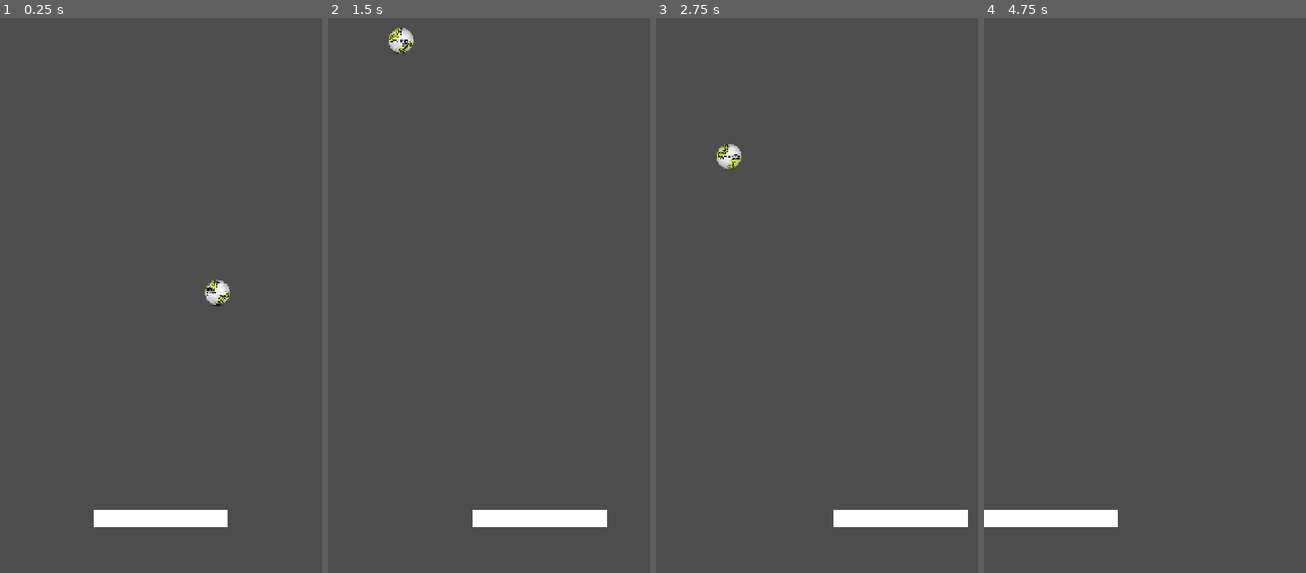
Above: before the commit, frames 1-4 (left to right).
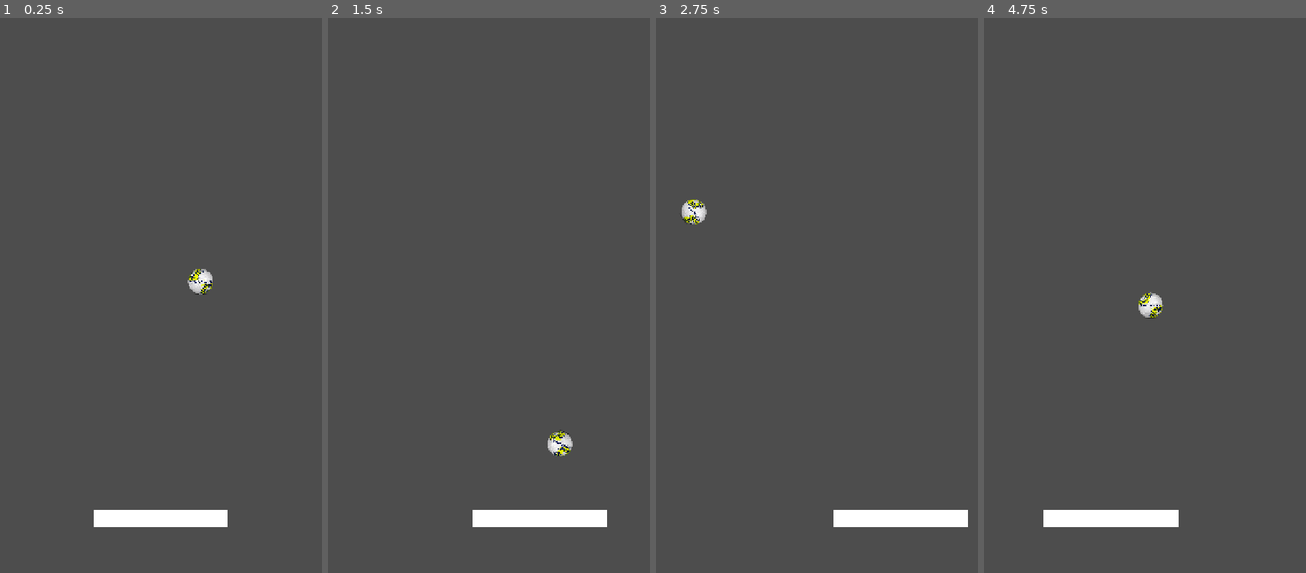
Above: after the commit, the same moments.

Repository: LuanDiegs/20GameChallenge
Game: Godot game, scene res://scenes/main.tscn
The game is run twice, just before and just after one commit, with the same random seed, the same clock (stepped at 60 frames per second) and the same inputs.
Inputs:
- Up to frame 1 (0.25 s): no input
- Up to frame 2 (1.5 s): hold Right (direita) 0.53-1.28 s; hold A (esquerda) from 1.28 s (still down)
- Up to frame 3 (2.75 s): release A (esquerda) at 2.03 s; hold Right (direita) from 2.03 s (still down)
- Up to frame 4 (4.75 s): release Right (direita) at 3.53 s; hold A (esquerda) from 3.53 s (still down)

The runs differ from the first frame. In frame 1, 0.5% of the frame differs, in the area x 58-72%, y 45-52%; in frame 2, 0.6%; in frame 3, 0.6%; in frame 4, 1.4%, in the area x 0-61%, y 49-92%.

Commit message:
Create brick spawner

Diff:
--- a/2. Breakout/breakout/project.godot
+++ b/2. Breakout/breakout/project.godot
@@ -16,6 +16,10 @@
 config/features=PackedStringArray("4.4", "GL Compatibility")
 config/icon="res://icon.svg"
 
+[autoload]
+
+GroupsSingleton="*res://scripts/global/groups/groups.gd"
+
 [display]
 
 window/size/viewport_width=720
@@ -24,6 +28,10 @@
 window/size/window_width_override=480
 window/size/window_height_override=854
 window/stretch/mode="canvas_items"
+
+[global_group]
+
+Ball="Ball"
 
 [input]
 
--- a/2. Breakout/breakout/scenes/game/ball/ball.tscn
+++ b/2. Breakout/breakout/scenes/game/ball/ball.tscn
@@ -9,7 +9,7 @@
 [sub_resource type="CircleShape2D" id="CircleShape2D_8wjkr"]
 radius = 32.0
 
-[node name="Ball" type="RigidBody2D"]
+[node name="Ball" type="RigidBody2D" groups=["Ball"]]
 physics_material_override = SubResource("PhysicsMaterial_l07mq")
 script = ExtResource("2_l07mq")
 
--- /dev/null
+++ b/2. Breakout/breakout/scenes/game/brick/brick.tscn
@@ -0,0 +1,21 @@
+[gd_scene load_steps=3 format=3 uid="uid://dfb40fvf7l5hw"]
+
+[ext_resource type="Script" uid="uid://dan3344dm1f8r" path="res://scripts/game/brick/brick.gd" id="1_lr1se"]
+
+[sub_resource type="RectangleShape2D" id="RectangleShape2D_0wfyh"]
+size = Vector2(135, 30)
+
+[node name="Brick" type="StaticBody2D"]
+script = ExtResource("1_lr1se")
+
+[node name="CollisionBrick" type="CollisionShape2D" parent="."]
+shape = SubResource("RectangleShape2D_0wfyh")
+debug_color = Color(0.972699, 0.165938, 0, 0.42)
+
+[node name="Area" type="Area2D" parent="."]
+
+[node name="CollisionAreaBrick" type="CollisionShape2D" parent="Area"]
+shape = SubResource("RectangleShape2D_0wfyh")
+debug_color = Color(0.972699, 0.165938, 0, 0.42)
+
+[connection signal="body_entered" from="Area" to="." method="_on_area_body_entered"]
--- a/2. Breakout/breakout/scenes/main.tscn
+++ b/2. Breakout/breakout/scenes/main.tscn
@@ -1,16 +1,23 @@
-[gd_scene load_steps=4 format=3 uid="uid://dnauxe1vnflik"]
+[gd_scene load_steps=7 format=3 uid="uid://dnauxe1vnflik"]
 
 [ext_resource type="PackedScene" uid="uid://b0qwkkgjo3hun" path="res://scenes/game/paddle/paddle.tscn" id="1_o5qli"]
+[ext_resource type="Script" uid="uid://csll2ld85qfy6" path="res://scripts/game/game.gd" id="1_sugp2"]
 [ext_resource type="PackedScene" uid="uid://dwyj5kog07tsl" path="res://scenes/game/ball/ball.tscn" id="2_0wfyh"]
+[ext_resource type="Script" uid="uid://cww64l5vsi01c" path="res://scripts/game/spawner_bricks/spawner_bricks.gd" id="2_tbgi4"]
 
-[sub_resource type="RectangleShape2D" id="RectangleShape2D_0wfyh"]
-size = Vector2(90, 47)
+[sub_resource type="RectangleShape2D" id="RectangleShape2D_sugp2"]
+size = Vector2(1131, 221.5)
+
+[sub_resource type="RectangleShape2D" id="RectangleShape2D_jyhfs"]
+size = Vector2(720, 300)
 
 [node name="Main" type="Node2D"]
+script = ExtResource("1_sugp2")
 
 [node name="Limits" type="Node" parent="."]
 
 [node name="Walls" type="StaticBody2D" parent="Limits"]
+visible = false
 collision_layer = 3
 
 [node name="WallPolygon" type="Polygon2D" parent="Limits/Walls"]
@@ -18,6 +25,24 @@
 
 [node name="Collision" type="CollisionPolygon2D" parent="Limits/Walls"]
 polygon = PackedVector2Array(-1, 1278, -1, -1, 721, -1, 722, 1285, 907, 1283, 911, -119, -234, -121, -232, 1278)
+
+[node name="DeathArea" type="Area2D" parent="Limits"]
+position = Vector2(336, 1388)
+
+[node name="DeadBound" type="CollisionShape2D" parent="Limits/DeathArea"]
+position = Vector2(0, 25)
+shape = SubResource("RectangleShape2D_sugp2")
+
+[node name="SpawnerBricks" type="Node" parent="."]
+script = ExtResource("2_tbgi4")
+BRICK_SPACING_X = 10.0
+BRICK_SPACING_Y = 10.0
+
+[node name="Area" type="Area2D" parent="SpawnerBricks"]
+
+[node name="SpawnArea" type="CollisionShape2D" parent="SpawnerBricks/Area"]
+position = Vector2(360, 150)
+shape = SubResource("RectangleShape2D_jyhfs")
 
 [node name="Paddle" parent="." instance=ExtResource("1_o5qli")]
 position = Vector2(359, 1158)
@@ -27,8 +52,4 @@
 position = Vector2(358, 781)
 mass = 0.001
 
-[node name="StaticBody2D" type="StaticBody2D" parent="."]
-
-[node name="CollisionShape2D" type="CollisionShape2D" parent="StaticBody2D"]
-position = Vector2(366, 325)
-shape = SubResource("RectangleShape2D_0wfyh")
+[connection signal="body_entered" from="Limits/DeathArea" to="." method="_on_death_area_body_entered"]
--- a/2. Breakout/breakout/scripts/game/ball/ball.gd
+++ b/2. Breakout/breakout/scripts/game/ball/ball.gd
@@ -2,9 +2,12 @@
 class_name Ball
 
 const SPEED_BALL := 750
-var velocity := Vector2(1, -1) * SPEED_BALL
+var velocity: Vector2
 var velocity_block := 0
 func _ready():
+	var randomX = randf_range(1, -1)
+	velocity = Vector2(randomX, -1) * SPEED_BALL
+
 	gravity_scale = 0
 	linear_velocity = velocity
 
@@ -13,9 +16,14 @@
 	var ball_direction = linear_velocity.normalized() * SPEED_BALL
 
 	# This is for the ball don't get stuck in a straight horizontal line
-	if(linear_velocity.normalized().x > 0.90):
-		ball_direction -= Vector2(25, 0)
-	if(linear_velocity.normalized().x < -0.90):
-		ball_direction += Vector2(25, 0)
+	if(linear_velocity.normalized().x > 0.750 or linear_velocity.normalized().x < -0.750):
+		var AxisY = 1 if linear_velocity.normalized().y > 0 else -1
+		var DiffY = Vector2(0, 50) * AxisY
+		ball_direction += DiffY
+
+	# This is for the ball don't get stuck in a straight vertical line
+	if(linear_velocity.normalized().y > 0.999):
+		const DiffX = Vector2(250, 0)
+		ball_direction += DiffX
 
 	linear_velocity = ball_direction
--- /dev/null
+++ b/2. Breakout/breakout/scripts/game/brick/brick.gd
@@ -0,0 +1,20 @@
+extends StaticBody2D
+class_name Brick
+
+@export var SIZE_WIDTH := 135
+@export var SIZE_HEIGHT := 30
+
+@onready var collision_brick: CollisionShape2D = $CollisionBrick
+@onready var collision_area_brick: CollisionShape2D = $Area/CollisionAreaBrick
+
+
+func _ready() -> void:
+	#Set the size of the collisions shapes
+	collision_area_brick.shape.set("size", Vector2(SIZE_WIDTH, SIZE_HEIGHT))
+	collision_brick.shape.set("size", Vector2(SIZE_WIDTH, SIZE_HEIGHT))
+
+
+func _on_area_body_entered(body: Node2D) -> void:
+	# If the ball hits the brick they disapear
+	if(body.is_in_group(GroupsSingleton.BallGroup)):
+		queue_free()
--- /dev/null
+++ b/2. Breakout/breakout/scripts/game/game.gd
@@ -0,0 +1,10 @@
+extends Node2D
+class_name Game
+
+@onready var _death_area: Area2D = $Limits/DeathArea
+
+
+func _on_death_area_body_entered(body: Node2D) -> void:
+	if(body.is_in_group(GroupsSingleton.BallGroup)):
+		#TODO: GameOver screen
+		get_tree().call_deferred("reload_current_scene")
--- /dev/null
+++ b/2. Breakout/breakout/scripts/game/spawner_bricks/spawner_bricks.gd
@@ -0,0 +1,60 @@
+extends Node
+class_name SpawnerBricks
+
+const BRICK := preload("res://scenes/game/brick/brick.tscn")
+
+@export var BRICK_WIDTH := 135.0
+@export var BRICK_HEIGHT := 50.0
+
+@export var BRICK_COLUMNS := 5
+@export var BRICK_ROWS := 6
+@export var BRICK_SPACING_X := 5.0
+@export var BRICK_SPACING_Y := 5.0
+
+@onready var area: Area2D = $Area
+@onready var spawn_area: CollisionShape2D = $Area/SpawnArea
+
+
+func _ready() -> void:
+	var screen_size_x := get_viewport().get_visible_rect().size.x
+
+	# Calculate the total width occupied by all bricks (including spacing)
+	var width_all_bricks := (BRICK_WIDTH * BRICK_COLUMNS) + (BRICK_COLUMNS * BRICK_SPACING_X)
+
+	# Calculate the initial X position to center the brick group on screen:
+	# 1. Subtract total bricks width from screen width
+	# 2. Divide remaining space by 2 to center
+	# 3. Add half brick width and half spacing for fine adjustment
+	var initial_x := ((screen_size_x - width_all_bricks) / 2) + (BRICK_WIDTH / 2) + (BRICK_SPACING_X / 2)
+
+	# Fixed initial Y position
+	var initial_y := 40
+
+	# Combined initial spawn position
+	var initial_position_spawn := Vector2(initial_x, initial_y)
+
+	# Offset for subsequent lines (initialized as 0.0)
+	var line_offset_y := 0.0
+
+	# Put the columns in the range
+	for row in range(BRICK_ROWS):
+		var last_brick_x = null
+
+		# Put the lines in the range
+		for col in range(BRICK_COLUMNS):
+			var brick := BRICK.instantiate()
+
+			# If the las_brick_x is null, the postion is the initial, if not calculate the post position
+			var spawn_pos := initial_position_spawn + Vector2(0, line_offset_y)
+			if last_brick_x != null:
+				var x_pos = last_brick_x + BRICK_WIDTH + BRICK_SPACING_X
+				spawn_pos = Vector2(x_pos, spawn_pos.y)
+
+			# Define the position and the size of the brick
+			brick.global_position = spawn_pos
+			brick.SIZE_WIDTH = BRICK_WIDTH
+			brick.SIZE_HEIGHT = BRICK_HEIGHT
+			last_brick_x = brick.global_position.x
+			add_child(brick)
+
+		line_offset_y += BRICK_HEIGHT + BRICK_SPACING_Y
--- /dev/null
+++ b/2. Breakout/breakout/scripts/global/groups/groups.gd
@@ -0,0 +1,4 @@
+extends Node
+class_name Groups
+
+var BallGroup: String = "Ball"
Not shown, added: 2. Breakout/breakout/scripts/game/brick/brick.gd.uid
Not shown, added: 2. Breakout/breakout/scripts/game/game.gd.uid
Not shown, added: 2. Breakout/breakout/scripts/game/spawner_bricks/spawner_bricks.gd.uid
Not shown, added: 2. Breakout/breakout/scripts/global/groups/groups.gd.uid
